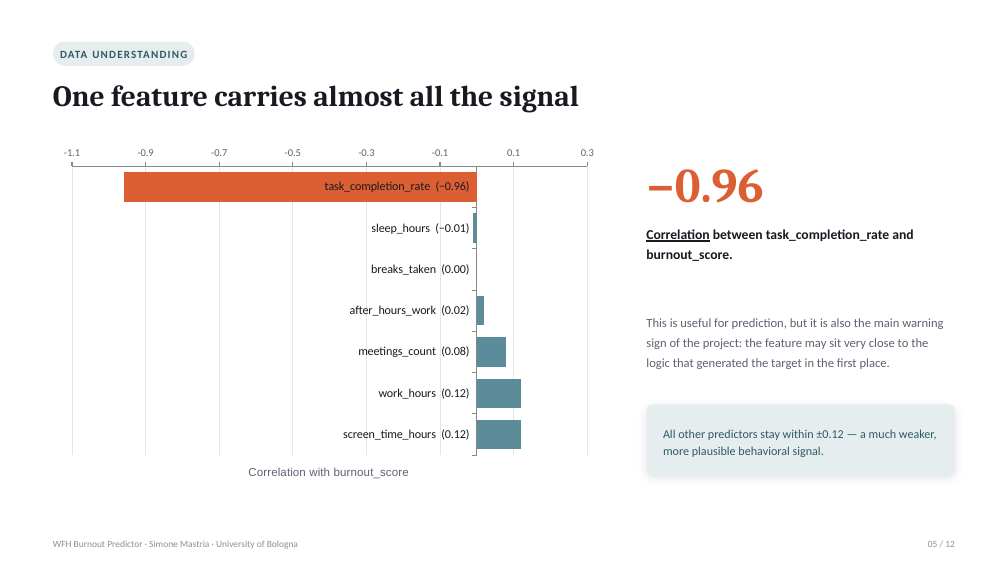
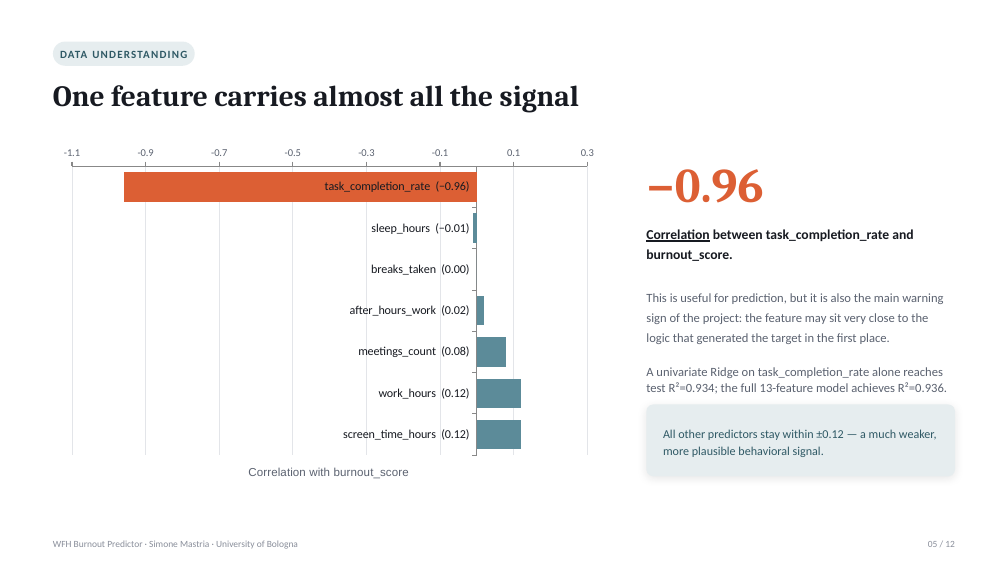
Before and after one commit to simonemastria/WFH-Burnout-Predictor, a slide deck: slide 5 of Report/WFH_Burnout_Predictor.pptx. Drawn at 1008x567 pixels with LibreOffice and Linux fonts; fonts in the diff are those of the drawing. Boxes give left, top, right and bottom in pixels: in the first picture for what was removed or moved away, otherwise in the second. Text is boxed around its words. In the diff, an @@ line names an element or a change of style, - is before the commit and + after.

```diff
--- a/Report/WFH_Burnout_Predictor.pptx
+++ b/Report/WFH_Burnout_Predictor.pptx
@@ text at [646, 367, 947, 393]: paragraph added @@
+A univariate Ridge on task_completion_rate alone reaches test R²=0.934; the full 13-feature model achieves R²=0.936.
```
Also in this commit, not shown: 10 other slides changed, 2 other files.
